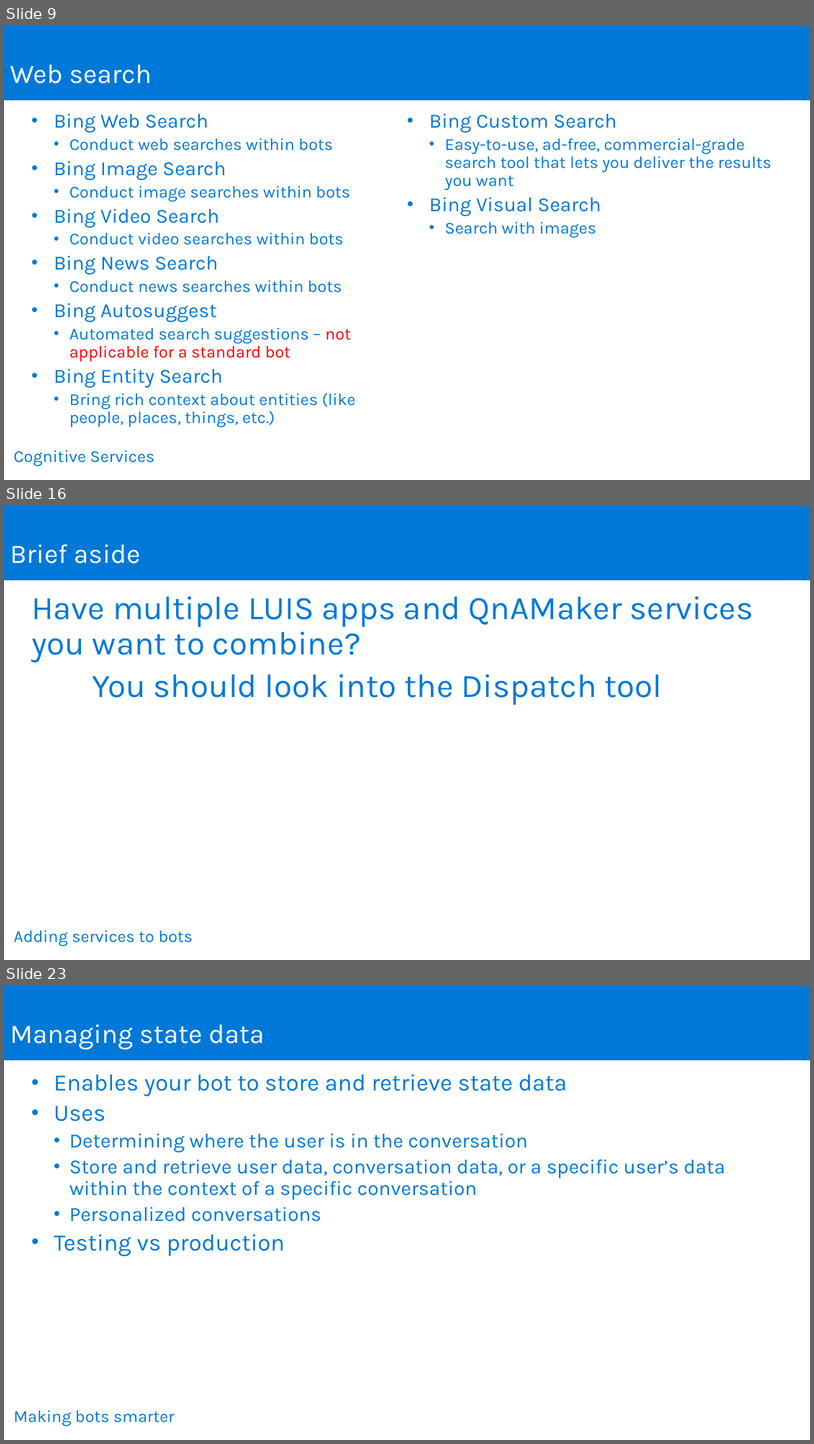
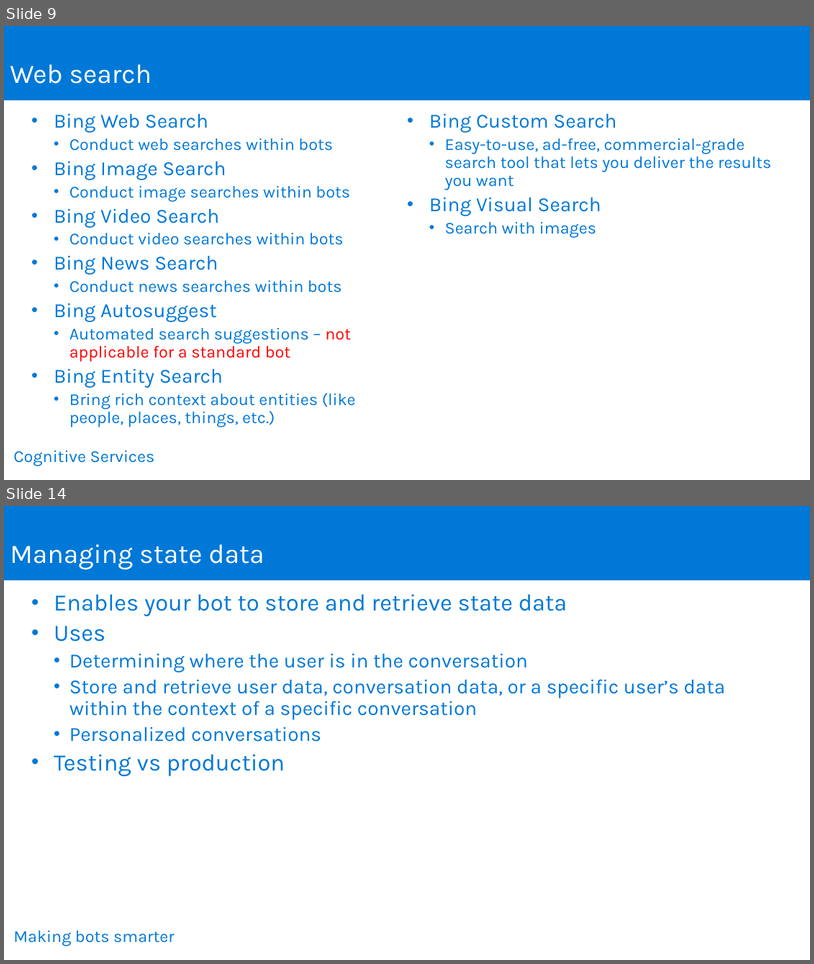
Before and after one commit to joeax/LearnAI-DesigningandArchitectingIntelligentAgents, a slide deck: 05-cognitive_services/resources/slides/IntelligentAgent_05_CognitiveServices_Instructor.pptx. Shown one above the other, each under a label of ours: slides 9, 16 and 23 before the commit, slides 9 and 14 after it; the slides between them are not shown. The pictures are 814x1444 and 814x964 pixels, drawn with LibreOffice and Linux fonts; fonts in the diff are those of the drawing; background and template pictures are left out. Boxes give left, top, right and bottom in pixels: in the first picture for what was removed or moved away, otherwise in the second. Text is boxed around its words. In the diff, an @@ line names an element or a change of style, - is before the commit and + after.

```diff
--- a/05-cognitive_services/resources/slides/IntelligentAgent_05_CognitiveServices_Instructor.pptx
+++ b/05-cognitive_services/resources/slides/IntelligentAgent_05_CognitiveServices_Instructor.pptx
@@ slide 16 removed at (4, 506, 810, 960), background #FFFFFF @@
@@ rectangle removed at (4, 506, 810, 580) @@
-Brief aside
@@ text removed at (31, 596, 754, 705) @@
-Have multiple LUIS apps and QnAMaker services you want to combine?
-You should look into the Dispatch tool
@@ text removed at (13, 930, 193, 945) @@
-Adding services to bots
@@ what was slide 23 is now slide 14 @@
```
Also in this commit, not shown: 9 slides changed, 1 slide added, 8 other slides removed, 2 other files.
